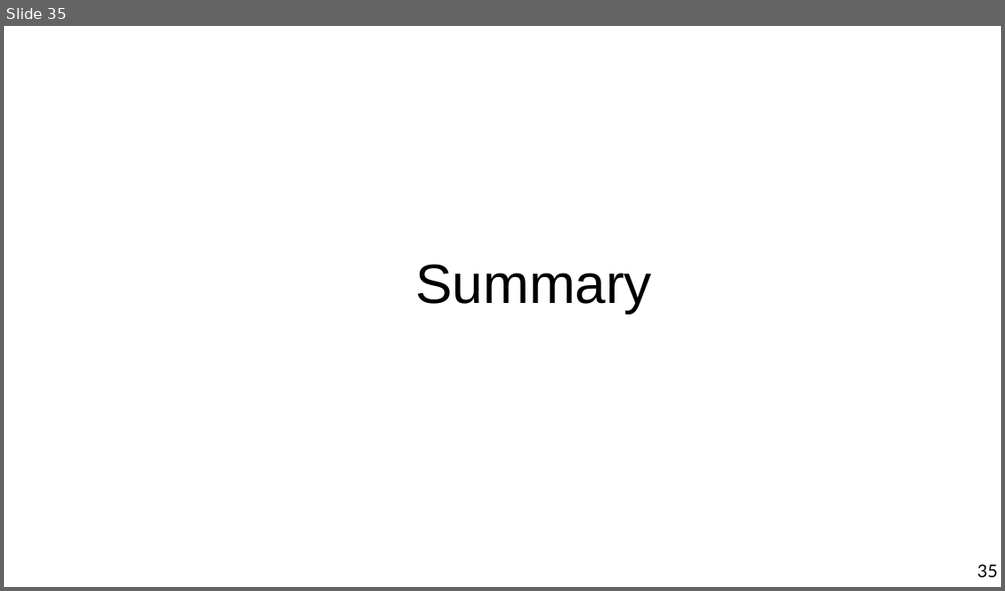
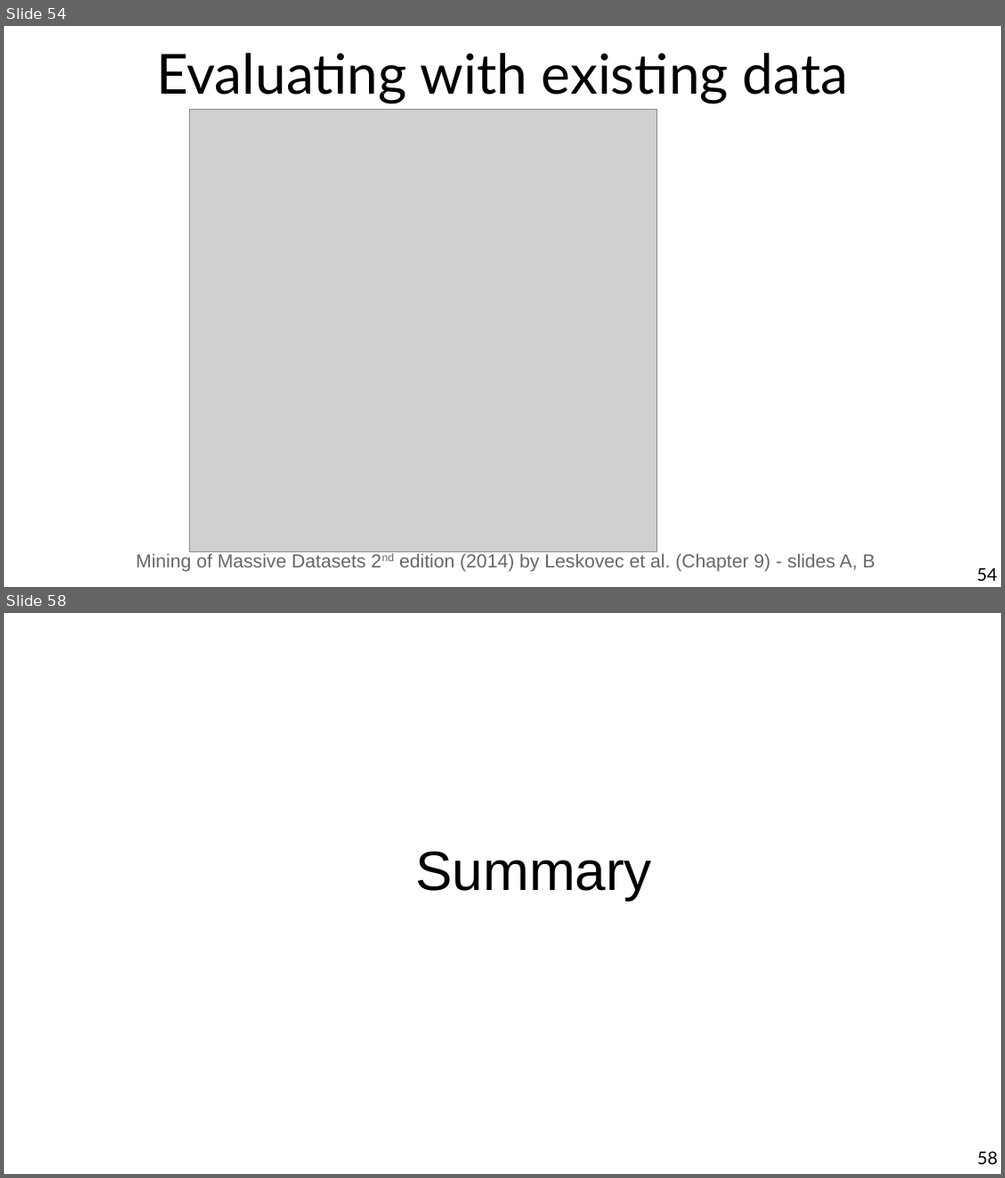
Before and after one commit to marco-calautti/data-mining-course, a slide deck: theory/tt08_recommender_systems.odp. Shown one above the other, each under a label of ours: slide 35 before the commit, slides 54 and 58 after it; the slides between them are not shown. The pictures are 1005x591 and 1005x1178 pixels, drawn with LibreOffice and Linux fonts; fonts in the diff are those of the drawing; grey boxes stand for pictures. Boxes give left, top, right and bottom in pixels: in the first picture for what was removed or moved away, otherwise in the second. Text is boxed around its words. In the diff, an @@ line names an element or a change of style, - is before the commit and + after.

```diff
--- a/theory/tt08_recommender_systems.odp
+++ b/theory/tt08_recommender_systems.odp
@@ slide 54 added at <box>4,26,1001,587</box>, background #FFFFFF @@
@@ title added at <box>156,53,848,103</box>, 44 pt, text #000000 @@
+Evaluating with existing data
@@ picture added at <box>189,110,657,551</box> @@
@@ text added at <box>136,553,875,572</box>, 15 pt, text #666666 @@
+Mining of Massive Datasets 2nd edition (2014) by Leskovec et al. (Chapter 9) - slides A, B
@@ page number added at <box>977,568,997,580</box>, 14 pt, text #000000 @@
+54
@@ what was slide 35 is now slide 58 @@
@@ page number at <box>977,1151,997,1164</box>: text changed @@
-35
+58
```
Also in this commit, not shown: 11 slides changed, 23 other slides added, 1 slide removed.
